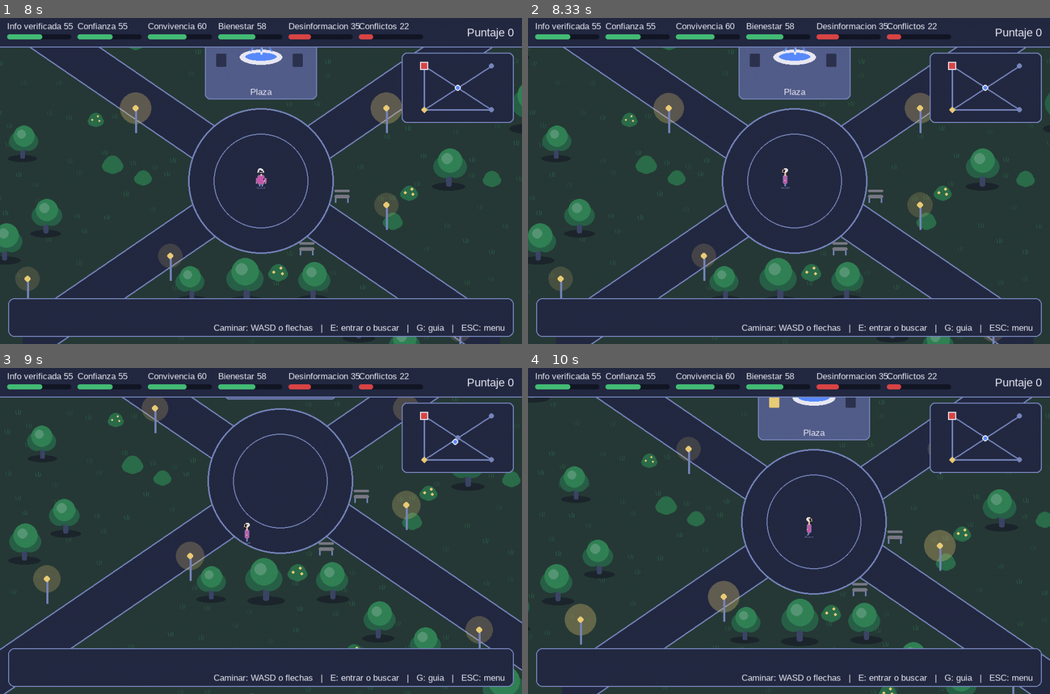
Above: before the commit, frames 1-4 (two rows, left to right).
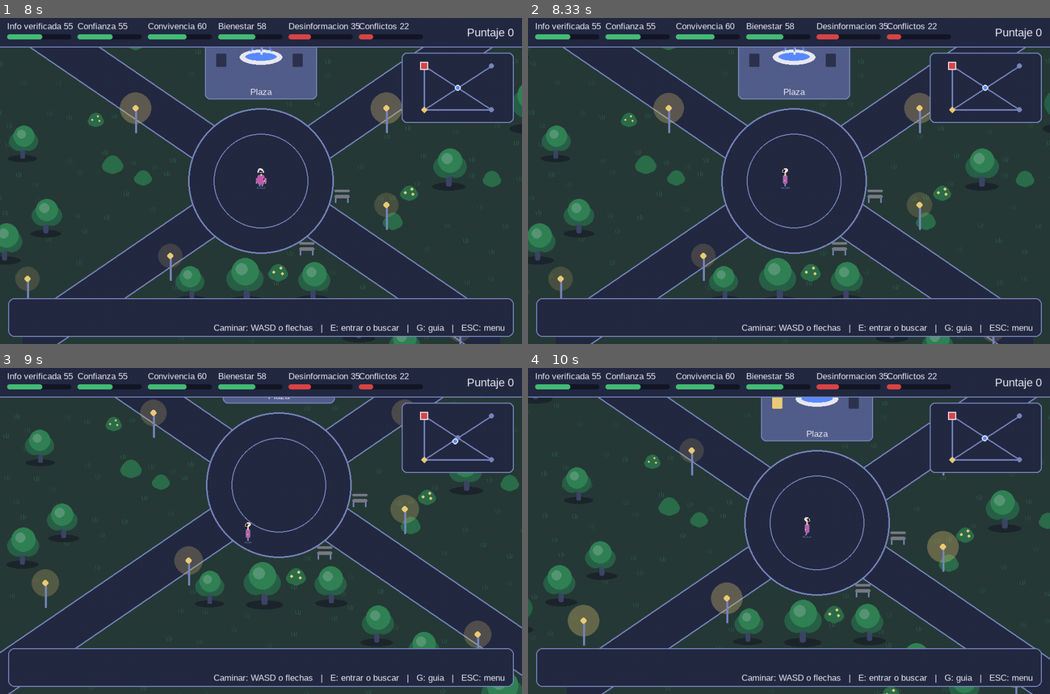
Above: after the commit, the same moments.

Repository: Jsvarela/POST-TRUTH
Game: pygame game, started from src/main.py
The game is run twice, just before and just after one commit, with the same random seed, the same clock (stepped at 60 frames per second) and the same inputs.
Inputs (mouse positions are in pixels of both pictures, inside the frame that each line leads up to):
- Up to frame 1 (8 s): tap Enter at 0.33 s; hold Right 0.67-1.13 s; move the mouse to (428, 171) at 0.7 s; hold Up 1.17-1.47 s; hold Left 2-2.53 s; hold Down 2.57-2.87 s; hold Up 3.33-3.7 s; hold Right 3.73-4.37 s; hold Down 4.4-4.77 s; tap 2 at 4.55, 5.95, 7.12 s; hold Right 5.3-5.77 s; hold Up 5.8-6.1 s; tap R at 6.13 s; hold Right 6.47-6.93 s; move the mouse to (266, 216) at 6.5 s; hold Left 6.97-7.5 s; click "3. Influencer" at 7.58 s; click "1. Hombre" at 7.92 s
- Up to frame 2 (8.33 s): tap A at 8.2 s
- Up to frame 3 (9 s): hold Down 8.53-8.83 s; hold Left from 8.87 s (still down)
- Up to frame 4 (10 s): release Left at 9.27 s; hold Up 9.3-9.67 s; tap 2 at 9.45 s; hold Right from 9.7 s (still down)

Frame 1 is identical in both runs. In frame 2, 2.0% of the frame differs, in the area x 0-100%, y 9-100%; in frame 3, 8.5%; in frame 4, 6.9%.

Commit message:
Mundo: tope de velocidad en las calles (1.6x), base 330 px/s y guia por Dijkstra sobre el tiempo de cada calle

Diff:
--- a/data/mundo.json
+++ b/data/mundo.json
@@ -4,8 +4,9 @@
     1600
   ],
   "radio_jugador": 14,
-  "velocidad": 360,
+  "velocidad": 330,
   "segundos_por_peso": 1.2,
+  "tope_calle": 1.6,
   "zonas": {
     "colegio": {
       "pos": [
--- a/src/post_truth/controllers/mundo_state.py
+++ b/src/post_truth/controllers/mundo_state.py
@@ -37,6 +37,17 @@
 DURACION_AVISO = 4.0   # segundos que se ve un aviso en la franja inferior
 
 
+def mapa_de_tiempos(mapa: GrafoCiudad, mundo: MundoCiudad) -> GrafoCiudad:
+    """El mismo grafo de la ciudad, pero cada arista pesa lo que se TARDA caminandola en el mundo (centesimas de
+    segundo, entero >= 1 como pide GrafoCiudad). Dijkstra sobre este grafo da el camino mas RAPIDO a pie, que es el
+    que indica la guia; el grafo original (distancias de la entrega 2) sigue mandando en la sesion y el minimapa."""
+    datos = mapa.to_dict()
+    tiempos = {frozenset((c.desde, c.hasta)): mundo.tiempo_calle(c) for c in mundo.calles}
+    for c in datos["conexiones"]:
+        c["distancia"] = max(1, round(100 * tiempos[frozenset((c["origen"], c["destino"]))]))
+    return GrafoCiudad.from_dict(datos)
+
+
 class MundoState(BaseState):
     def __init__(self, app) -> None:
         super().__init__(app)
@@ -48,6 +59,7 @@
         self.animacion = AnimacionPersonaje()
         self.camara = Camara(self.mundo.jugador)
         self.decorado = generar_decorado(self.mundo)   # mismo mapa siempre: se genera una vez
+        self.mapa_guia = mapa_de_tiempos(GrafoCiudad.cargar(RUTA_GRAFO_CIUDAD), self.mundo)
         self.t = 0.0                                   # reloj del ambiente (viento, luces, pajaros)
 
     # --- partida ------------------------------------------------------------------------
@@ -143,7 +155,7 @@
 
     def estado_vista(self) -> EstadoMundo:
         s = self.sesion
-        ruta = s.mapa.ruta(self.mundo.ultima_plaza, s.zona_noticia) if self.guia else None
+        ruta = self.mapa_guia.ruta(self.mundo.ultima_plaza, s.zona_noticia) if self.guia else None
         inv = s.jugador_actual.investigacion
         return EstadoMundo(
             noticia=s.zona_noticia, evidencias=inv.lugares_pendientes() - {s.zona_noticia},
--- a/src/post_truth/models/mundo.py
+++ b/src/post_truth/models/mundo.py
@@ -10,10 +10,11 @@
 resbala a lo largo del borde en vez de quedarse pegado.
 
 RITMO DE LAS CALLES: cada calle tiene el peso de su arista en el grafo de la ciudad y se cruza en
-peso * segundos_por_peso segundos, sea cual sea su largo en pantalla (la velocidad en la calle se ajusta). Asi el
-camino de menor peso (Dijkstra, la guia) es tambien el mas rapido a pie, aunque no sea el mas corto en pixeles:
-Barrio-Plaza directo pesa 3 (es una calle lenta) y por el Parque suma 2. Sin peso, la calle se camina a la
-velocidad normal. Las plazas siempre se caminan a la velocidad normal.
+peso * segundos_por_peso segundos, sea cual sea su largo en pantalla (la velocidad en la calle se ajusta), pero
+nunca a mas de tope_calle veces la velocidad normal: una calle larga de poco peso (Barrio-Parque) no se cruza
+"volando". Por ese tope el peso ya no es exactamente el tiempo, asi que la guia del mundo usa Dijkstra sobre el
+TIEMPO real de cada calle (`tiempo_calle`). Sin peso, la calle se camina a la velocidad normal; las plazas
+siempre a la velocidad normal.
 
 LLEGADA: al entrar a una plaza distinta de la ultima se avisa (`llegar`) para que la partida quede en la misma
 zona. Se llega recien al estar MARGEN_LLEGADA * radio_jugador dentro del borde (histeresis), para no "llegar" por
@@ -80,7 +81,7 @@
     def __init__(self, tamano: tuple[float, float], plazas: list[Plaza], calles: list[Calle],
                  edificios: list[Edificio], aparicion: Punto, velocidad: float = 240, radio_jugador: float = 14,
                  jugador: Punto | None = None, ultima_plaza: str | None = None,
-                 segundos_por_peso: float | None = None) -> None:
+                 segundos_por_peso: float | None = None, tope_calle: float | None = None) -> None:
         self.tamano = tamano
         self.plazas = {p.id: p for p in plazas}
         self.calles = calles
@@ -89,6 +90,7 @@
         self.velocidad = velocidad
         self.radio_jugador = radio_jugador
         self.segundos_por_peso = segundos_por_peso
+        self.tope_calle = tope_calle   # maximo en una calle, en veces la velocidad normal (None: sin tope)
         self._validar()
         self.jugador: Punto = jugador if jugador is not None else aparicion
         if not self.es_transitable(self.jugador):
@@ -104,6 +106,8 @@
             raise ValueError("Tamano, velocidad y radio del jugador deben ser positivos")
         if self.segundos_por_peso is not None and self.segundos_por_peso <= 0:
             raise ValueError("segundos_por_peso debe ser positivo")
+        if self.tope_calle is not None and self.tope_calle < 1:
+            raise ValueError("tope_calle no puede frenar por debajo de la velocidad normal")
         for c in self.calles:
             if c.desde not in self.plazas or c.hasta not in self.plazas:
                 raise ValueError(f"Calle con plaza desconocida: {c.desde} - {c.hasta}")
@@ -165,13 +169,25 @@
         return self.calles[i] if d <= self.calles[i].ancho / 2 else None
 
     def velocidad_en(self, p: Punto) -> float:
-        """Pixeles por segundo en p: en una calle con peso, su tramo entre plazas se cruza en peso * segundos_por_peso."""
+        """Pixeles por segundo en p (ver RITMO DE LAS CALLES)."""
         calle = self.calle_en(p)
-        if calle is None or calle.peso is None or self.segundos_por_peso is None:
+        return self.velocidad if calle is None else self.velocidad_calle(calle)
+
+    def _tramo(self, calle: Calle) -> float:
+        a, b = self.plazas[calle.desde], self.plazas[calle.hasta]
+        return math.dist(a.pos, b.pos) - a.radio - b.radio   # lo que se camina fuera de las plazas
+
+    def velocidad_calle(self, calle: Calle) -> float:
+        if calle.peso is None or self.segundos_por_peso is None:
             return self.velocidad
+        v = self._tramo(calle) / (calle.peso * self.segundos_por_peso)
+        return v if self.tope_calle is None else min(v, self.velocidad * self.tope_calle)
+
+    def tiempo_calle(self, calle: Calle) -> float:
+        """Segundos para ir del centro de una plaza al de la otra por esta calle: el tramo a su velocidad mas medio
+        cruce de cada plaza a la velocidad normal (en una ruta, cada plaza intermedia suma sus dos mitades)."""
         a, b = self.plazas[calle.desde], self.plazas[calle.hasta]
-        tramo = math.dist(a.pos, b.pos) - a.radio - b.radio   # lo que se camina fuera de las plazas
-        return tramo / (calle.peso * self.segundos_por_peso)
+        return self._tramo(calle) / self.velocidad_calle(calle) + (a.radio + b.radio) / self.velocidad
 
     # --- movimiento e interaccion --------------------------------------------------------
     def mover(self, dir_x: float, dir_y: float, dt: float, llegar: Callable[[str], None] | None = None) -> None:
@@ -208,7 +224,7 @@
             "zonas": {p.id: {"pos": list(p.pos), "radio": p.radio} for p in self.plazas.values()},
             "calles": [{"desde": c.desde, "hasta": c.hasta, "ancho": c.ancho}
                        | ({"peso": c.peso} if c.peso is not None else {}) for c in self.calles],
-            "segundos_por_peso": self.segundos_por_peso,
+            "segundos_por_peso": self.segundos_por_peso, "tope_calle": self.tope_calle,
             "edificios": [{"zona": e.zona, "rect": list(e.rect), "entrada": list(e.entrada), "radio": e.radio}
                           for e in self.edificios],
             "aparicion": list(self.aparicion),
@@ -229,7 +245,7 @@
             punto(d["aparicion"]), float(d.get("velocidad", 240)), float(d.get("radio_jugador", 14)),
             punto(d["jugador"]) if "jugador" in d else None,
             d.get("ultima_plaza"),
-            d.get("segundos_por_peso"),
+            d.get("segundos_por_peso"), d.get("tope_calle"),
         )
 
     @classmethod
--- a/tests/test_mundo.py
+++ b/tests/test_mundo.py
@@ -248,7 +248,8 @@
 
 
 class RitmoDeLasCallesTest(unittest.TestCase):
-    """Cada calle se cruza en peso * segundos_por_peso: la guia (Dijkstra por peso) es el camino mas rapido a pie."""
+    """Cada calle se cruza en peso * segundos_por_peso, con un tope de velocidad; la guia (Dijkstra sobre el tiempo
+    de cada calle) es el camino mas rapido a pie."""
 
     def setUp(self) -> None:
         self.m = MundoCiudad.cargar(RUTA_MUNDO)
@@ -272,23 +273,41 @@
         for c in self.m.calles:
             self.assertEqual(c.peso, pesos[frozenset((c.desde, c.hasta))], (c.desde, c.hasta))
 
-    def test_cruzar_una_calle_tarda_su_peso_por_los_segundos_por_peso(self) -> None:
+    def test_cruzar_una_calle_tarda_lo_que_dice_tiempo_calle(self) -> None:
         for c in self.m.calles:
-            a, b = self.m.plazas[c.desde], self.m.plazas[c.hasta]
-            plazas = (a.radio + b.radio) / self.m.velocidad              # lo que se camina dentro de las plazas
-            esperado = c.peso * self.m.segundos_por_peso + plazas
-            self.assertAlmostEqual(self.tiempo((c.desde, c.hasta)), esperado, delta=0.15, msg=(c.desde, c.hasta))
-
-    def test_la_guia_es_el_camino_mas_rapido_aunque_no_sea_el_mas_corto(self) -> None:
-        # Barrio -> Plaza: la calle directa es la mas corta en pixeles pero pesa 3; por el Parque pesa 2
-        guia = self.g.ruta("barrio", "plaza").zonas
-        self.assertEqual(guia, ("barrio", "parque", "plaza"))
-        self.assertLess(self.tiempo(guia), self.tiempo(("barrio", "plaza")))
-
-    def test_en_todo_par_la_guia_no_es_mas_lenta_que_ir_por_calles_directas(self) -> None:
-        for a, b, _ in self.g.conexiones():
-            for o, d in ((a, b), (b, a)):
-                self.assertLessEqual(self.tiempo(self.g.ruta(o, d).zonas), self.tiempo((o, d)) + 0.05, (o, d))
+            self.assertAlmostEqual(self.tiempo((c.desde, c.hasta)), self.m.tiempo_calle(c), delta=0.1,
+                                   msg=(c.desde, c.hasta))
+
+    def test_sin_tope_el_tramo_tarda_su_peso_por_los_segundos_por_peso(self) -> None:
+        for c in self.m.calles:
+            v = self.m._tramo(c) / (c.peso * self.m.segundos_por_peso)
+            if v <= self.m.velocidad * self.m.tope_calle:
+                self.assertAlmostEqual(self.m._tramo(c) / self.m.velocidad_calle(c), c.peso * self.m.segundos_por_peso)
+
+    def test_ninguna_calle_pasa_el_tope_y_barrio_parque_ya_no_vuela(self) -> None:
+        tope = self.m.velocidad * self.m.tope_calle
+        for c in self.m.calles:
+            self.assertLessEqual(self.m.velocidad_calle(c), tope + 1e-9, (c.desde, c.hasta))
+        larga = next(c for c in self.m.calles if {c.desde, c.hasta} == {"barrio", "parque"})
+        self.assertAlmostEqual(self.m.velocidad_calle(larga), tope)
+
+    def test_la_guia_es_el_camino_mas_rapido_a_pie_en_todo_par(self) -> None:
+        from post_truth.controllers.mundo_state import mapa_de_tiempos
+        guia = mapa_de_tiempos(self.g, self.m)
+
+        def caminos(a, b, visto=()):
+            visto = visto + (a,)
+            if a == b:
+                yield visto
+                return
+            for v in self.g.vecinos(a):
+                if v not in visto:
+                    yield from caminos(v, b, visto)
+        for o in self.g.zonas():
+            for d in self.g.zonas():
+                if o.id != d.id:
+                    mejor = min(self.tiempo(c) for c in caminos(o.id, d.id))
+                    self.assertLessEqual(self.tiempo(guia.ruta(o.id, d.id).zonas), mejor + 0.05, (o.id, d.id))
 
     def test_el_ritmo_no_depende_de_los_fps(self) -> None:
         self.assertAlmostEqual(self.tiempo(("barrio", "plaza"), 30), self.tiempo(("barrio", "plaza"), 60), delta=0.05)
@@ -301,7 +320,7 @@
     def test_ida_y_vuelta_conserva_pesos_y_ritmo(self) -> None:
         copia = MundoCiudad.from_dict(json.loads(json.dumps(self.m.to_dict())))
         self.assertEqual([c.peso for c in copia.calles], [c.peso for c in self.m.calles])
-        self.assertEqual(copia.segundos_por_peso, self.m.segundos_por_peso)
+        self.assertEqual((copia.segundos_por_peso, copia.tope_calle), (self.m.segundos_por_peso, self.m.tope_calle))
 
 
 def _cercano(p, m: MundoCiudad, calle):
@@ -631,7 +650,7 @@
         self.assertEqual(vista.guia[0], self.estado.mundo.ultima_plaza)
         self.assertEqual(vista.guia[-1], self.sesion.zona_noticia)
         self.assertEqual(list(vista.guia),
-                         list(self.sesion.mapa.ruta(vista.guia[0], vista.guia[-1]).zonas))   # es el camino de Dijkstra
+                         list(self.estado.mapa_guia.ruta(vista.guia[0], vista.guia[-1]).zonas))   # Dijkstra por tiempo
         self.tecla(self.pygame.K_g)
         self.assertEqual(self.estado.estado_vista().guia, ())
 
